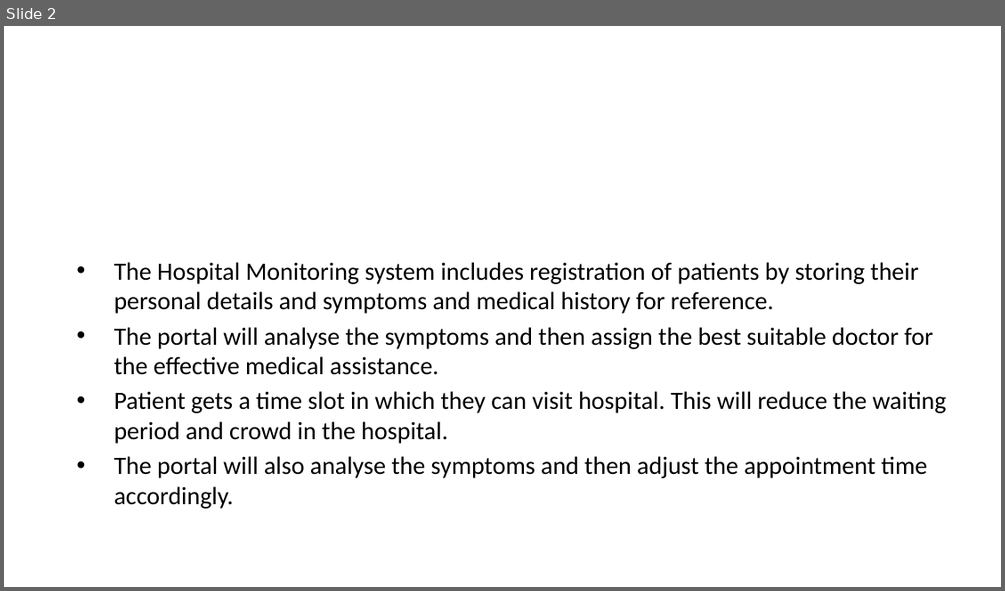
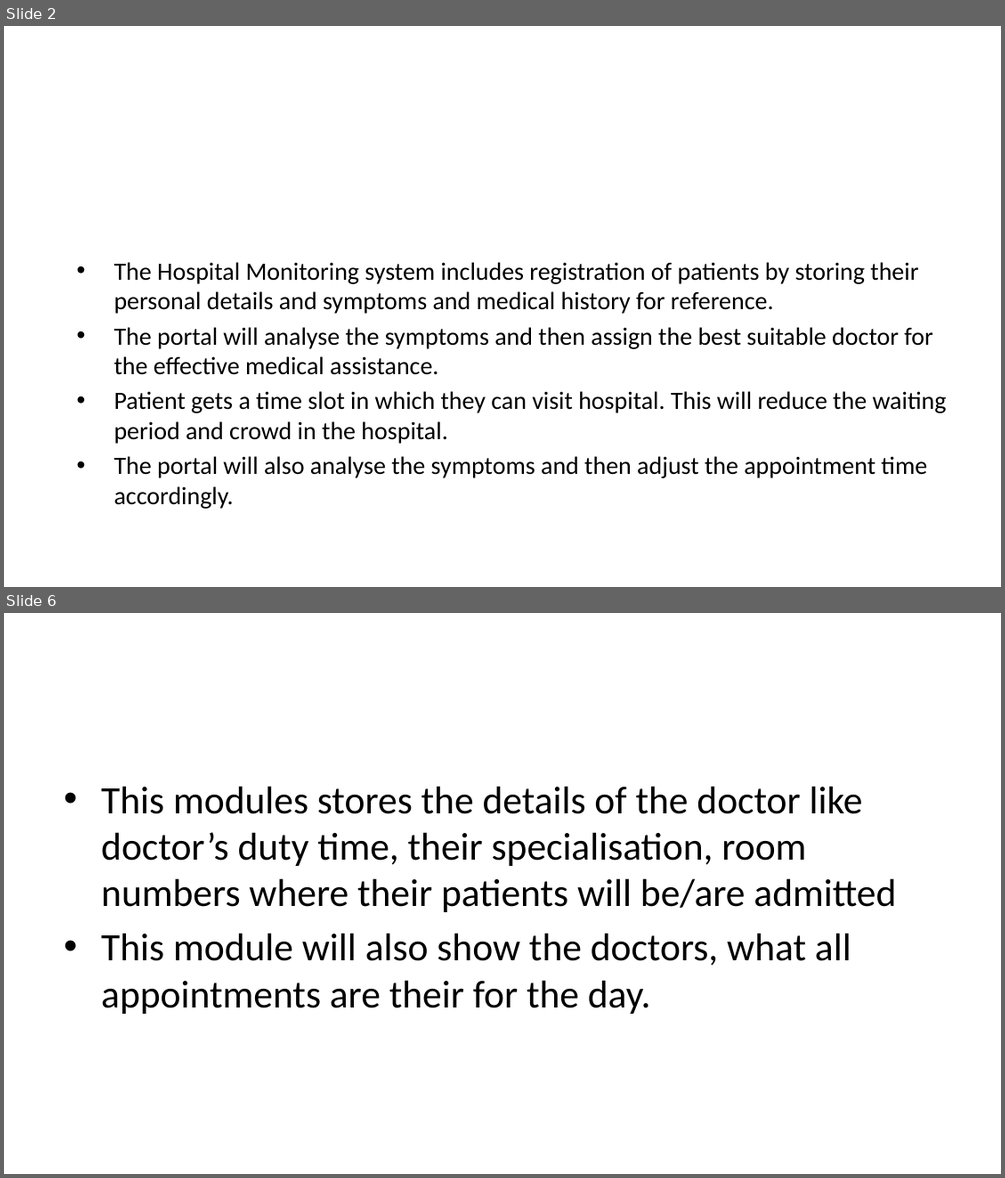
Before and after one commit to shereen3351/project1, a slide deck: ppt.pptx. Shown one above the other, each under a label of ours: slide 2 before the commit, slides 2 and 6 after it; the slides between them are not shown. The pictures are 1005x591 and 1005x1178 pixels, drawn with LibreOffice and Linux fonts; fonts in the diff are those of the drawing; background and template pictures are left out. Boxes give left, top, right and bottom in pixels: in the first picture for what was removed or moved away, otherwise in the second. Text is boxed around its words. In the diff, an @@ line names an element or a change of style, - is before the commit and + after.

```diff
--- a/ppt.pptx
+++ b/ppt.pptx
@@ slide 6 added at (x1=4, y1=613, x2=1001, y2=1174), background picture (left out) @@
@@ title added at (x1=53, y1=653, x2=953, y2=737), 36 pt, text #FFFFFF @@
+Doctor
@@ text added at (x1=101, y1=786, x2=896, y2=1013), 28 pt, text #000000 @@
+• This modules stores the details of the doctor like doctor’s duty time, their specialisation, room numbers where their patients will be/are admitted
+• This module will also show the doctors, what all appointments are their for the day.
```
Also in this commit, not shown: 7 other slides added, 3 slides removed.
